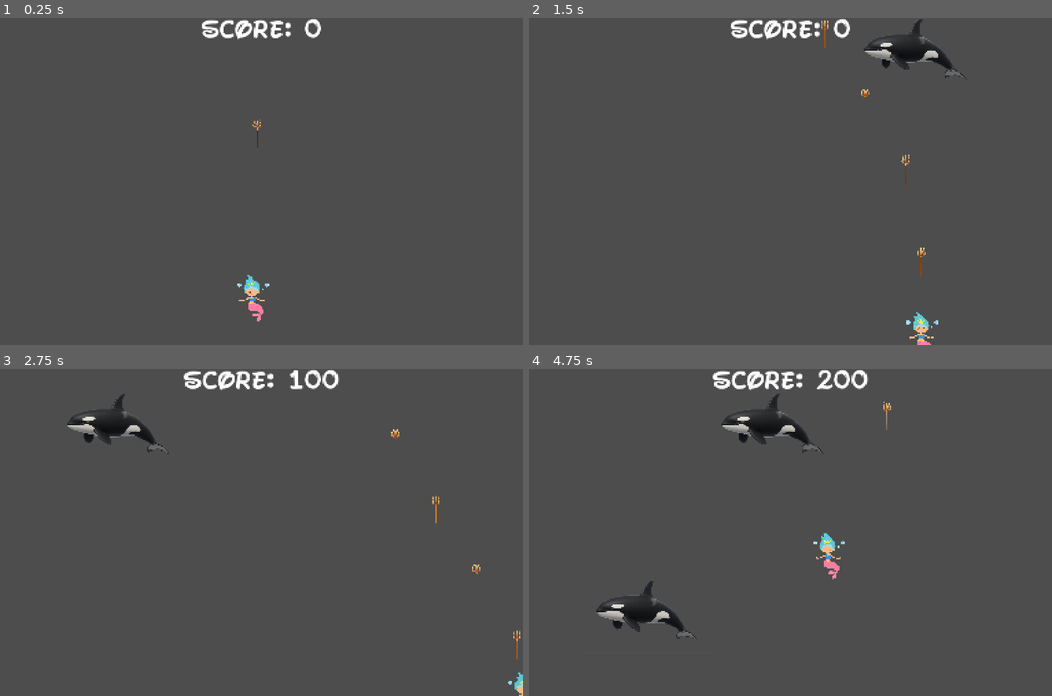
Above: before the commit, frames 1-4 (two rows, left to right).
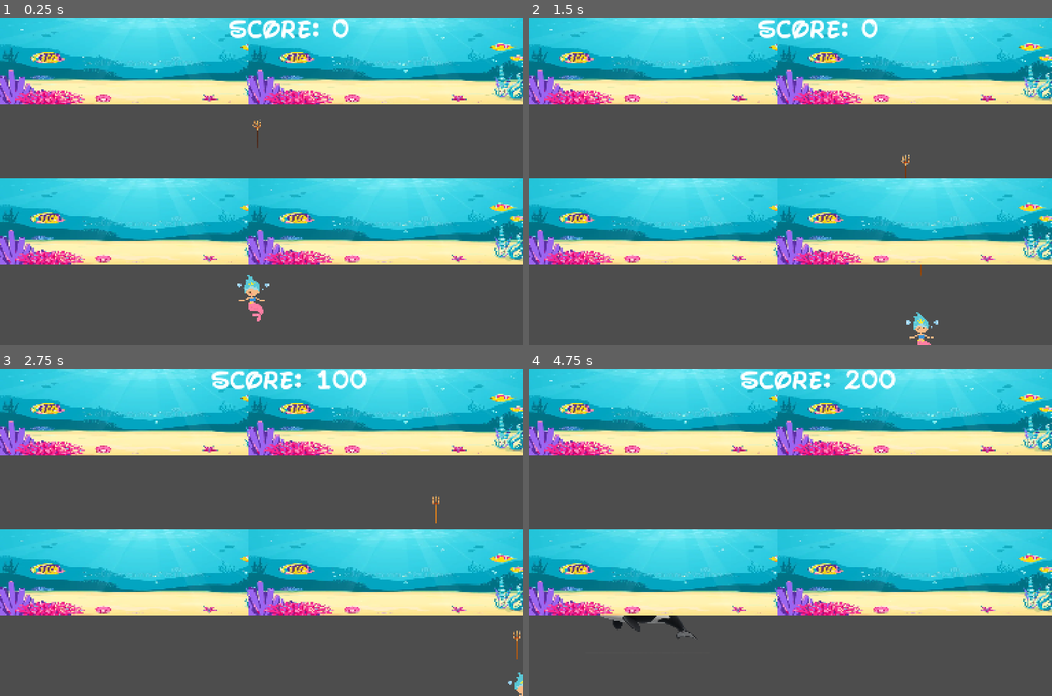
Above: after the commit, the same moments.

Repository: mnurbol-glitch/A-Mermaids-Tale
Game: Godot game, scene res://scenes/Game_Fizza.tscn
Two runs of this game, one before a commit and one after it. Both use one fixed random seed, a clock stepped at 60 frames per second and the inputs below. This scene is started directly instead of the project's main scene.
Inputs:
- Up to frame 1 (0.25 s): no input
- Up to frame 2 (1.5 s): tap Enter at 0.5 s; hold Right (move_right) 0.53-1.28 s; hold Space (shoot) 0.53-1.28 s; hold Down (move_down) from 1.28 s (still down); tap Space (shoot) at 1.35 s
- Up to frame 3 (2.75 s): release Down (move_down) at 2.03 s; hold Right (move_right) from 2.03 s (still down); hold Space (shoot) from 2.03 s (still down)
- Up to frame 4 (4.75 s): release Right (move_right) at 2.78 s; release Space (shoot) at 2.78 s; hold Up (move_up) 2.78-3.53 s; tap Space (shoot) at 2.85, 4.35 s; hold Space (shoot) 3.53-4.28 s; hold Left (move_left) from 3.53 s (still down)

The runs differ from the first frame. In frame 1, 53% of the frame differs, in the area x 0-100%, y 0-76%; in frame 2, 53%; in frame 3, 53%; in frame 4, 53%.

Commit message:
tried to add background to scene and make it scroll

Diff:
--- a/a-mermaids-tale-game/scenes/Game_Fizza.tscn
+++ b/a-mermaids-tale-game/scenes/Game_Fizza.tscn
@@ -6,6 +6,7 @@
 [ext_resource type="PackedScene" uid="uid://8mjbxi8722uj" path="res://scenes/game_over_screen.tscn" id="5_f4ixe"]
 [ext_resource type="PackedScene" uid="uid://cvy6qv1orcddt" path="res://scenes/player.tscn" id="6_m1nlo"]
 [ext_resource type="PackedScene" uid="uid://b3vr4cml6scqh" path="res://scenes/trident.tscn" id="7_5uomi"]
+[ext_resource type="Texture2D" uid="uid://d2ux56ddhyi23" path="res://assets/backgroundFizza.webp" id="7_ieoe5"]
 
 [node name="Game_lvl2_Fizza" type="Node2D" unique_id=1845959821]
 script = ExtResource("1_ieoe5")
@@ -14,6 +15,8 @@
 [node name="UILayer" type="CanvasLayer" parent="." unique_id=1787005062]
 
 [node name="HUD" parent="UILayer" unique_id=841911485 instance=ExtResource("4_oxrx0")]
+offset_right = 178.0
+offset_bottom = -82.0
 
 [node name="GameOverScreen" parent="UILayer" unique_id=577975118 instance=ExtResource("5_f4ixe")]
 visible = false
@@ -35,4 +38,12 @@
 
 [node name="EnemyContainer" type="Node2D" parent="." unique_id=541133060]
 
+[node name="Parallax2D" type="Parallax2D" parent="." unique_id=1891321812]
+repeat_size = Vector2(800, 515)
+
+[node name="backgroundFizza" type="Sprite2D" parent="Parallax2D" unique_id=1415839635]
+scale = Vector2(1.225926, 0.5375)
+texture = ExtResource("7_ieoe5")
+centered = false
+
 [connection signal="timeout" from="EnemySpawnTimer" to="." method="_on_enemy_spawn_timer_timeout"]
Not shown, added: a-mermaids-tale-game/assets/backgroundFizza.avif
Not shown, added: a-mermaids-tale-game/backgroundFizza.avif
